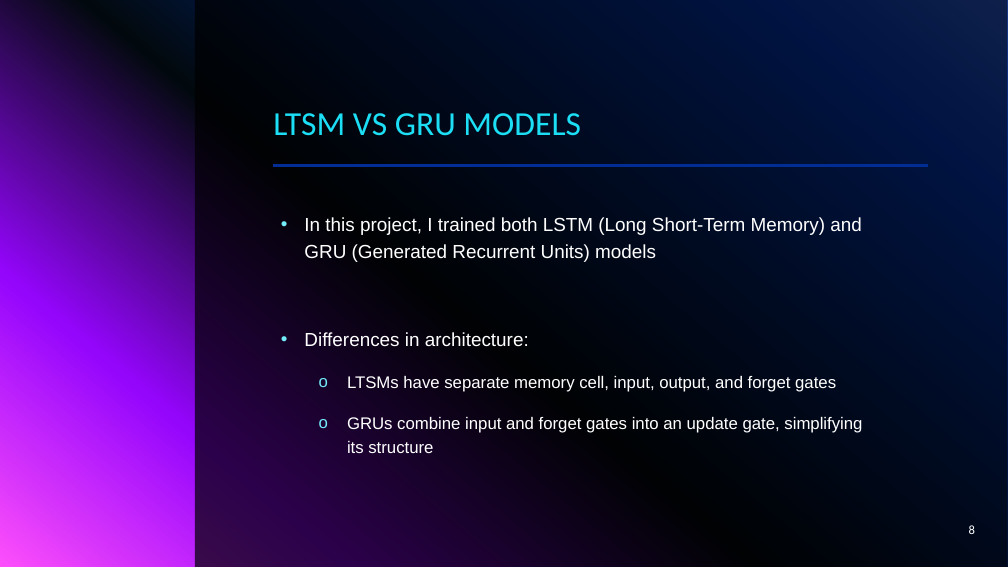
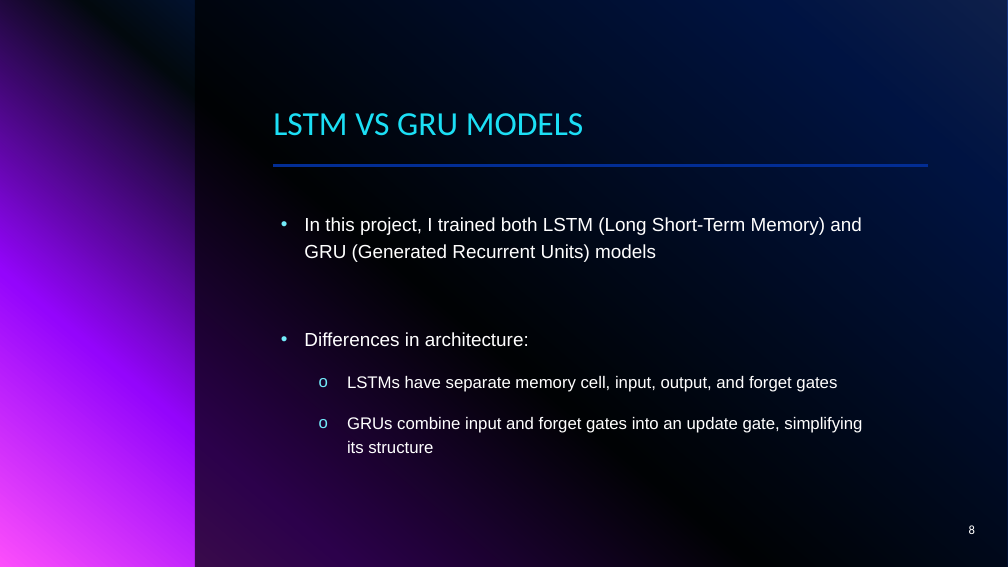
Before and after one commit to AustinCarnline/CS5393_Final, a slide deck: slide 8 of Presentation/Final Presentation.pptx. Drawn at 1008x567 pixels with LibreOffice and Linux fonts; fonts in the diff are those of the drawing; background and template pictures are left out. Boxes give left, top, right and bottom in pixels: in the first picture for what was removed or moved away, otherwise in the second. Text is boxed around its words. In the diff, an @@ line names an element or a change of style, - is before the commit and + after.

```diff
--- a/Presentation/Final Presentation.pptx
+++ b/Presentation/Final Presentation.pptx
@@ title at (x1=273, y1=113, x2=584, y2=136): text changed @@
-LTSM VS GRU MODELS
+LSTM VS GRU MODELS
@@ text at (x1=347, y1=376, x2=837, y2=392): text changed @@
-  o LTSMs have separate memory cell, input, output, and forget gates
+  o LSTMs have separate memory cell, input, output, and forget gates
```
Also in this commit, not shown: 7 other slides changed, 3 other files.
